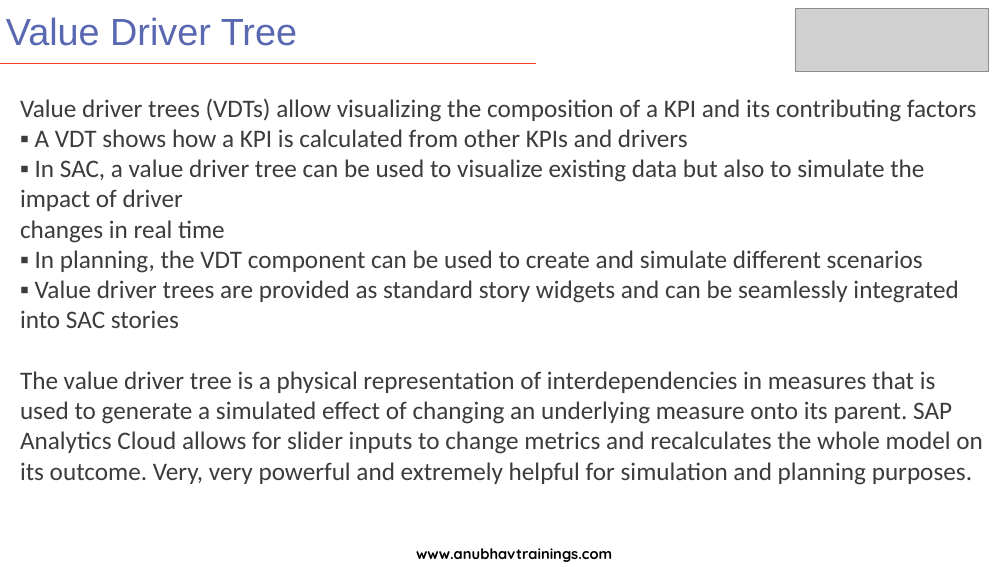
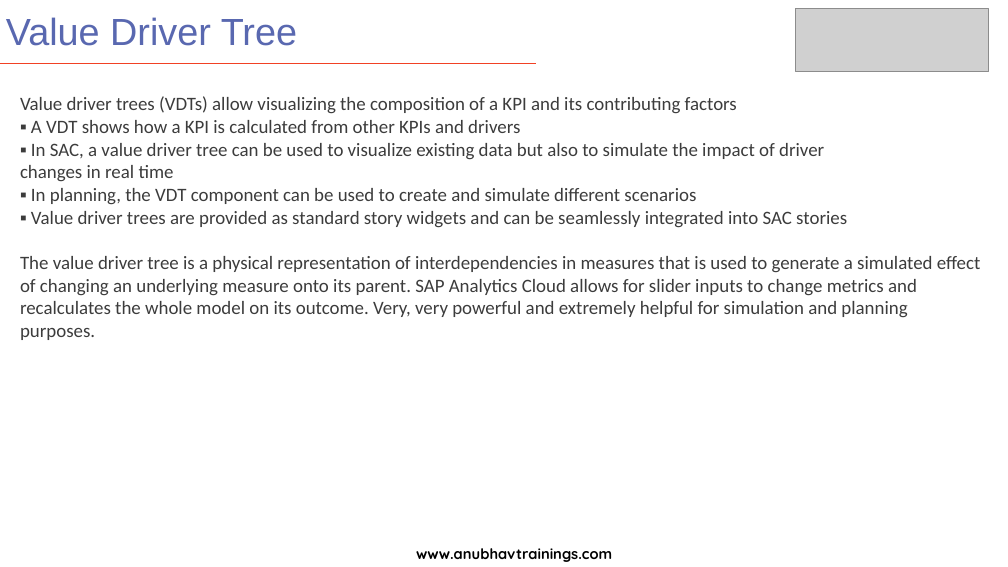
Before and after one commit to soyuztechnologies/SAC_SaamaTechnologies, a slide deck: slide 8 of day 6/SAC_Training Day 6.pptx. Drawn at 1008x567 pixels with LibreOffice and Linux fonts; fonts in the diff are those of the drawing; grey boxes stand for pictures. Boxes give left, top, right and bottom in pixels: in the first picture for what was removed or moved away, otherwise in the second. Text is boxed around its words. In the diff, an @@ line names an element or a change of style, - is before the commit and + after.

```diff
--- a/day 6/SAC_Training Day 6.pptx
+++ b/day 6/SAC_Training Day 6.pptx
@@ text "Value driver trees (VDTs) allow ..." at bbox=[20, 96, 980, 340]: size 24 to 18 pt @@
```
Also in this commit, not shown: 4 other slides changed.
